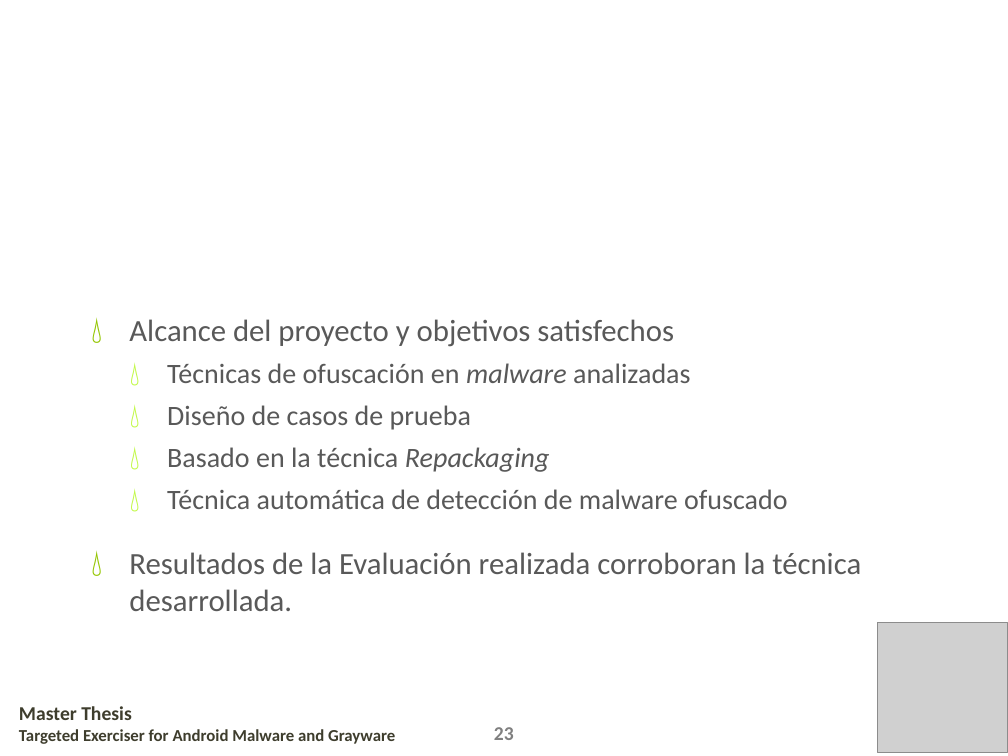
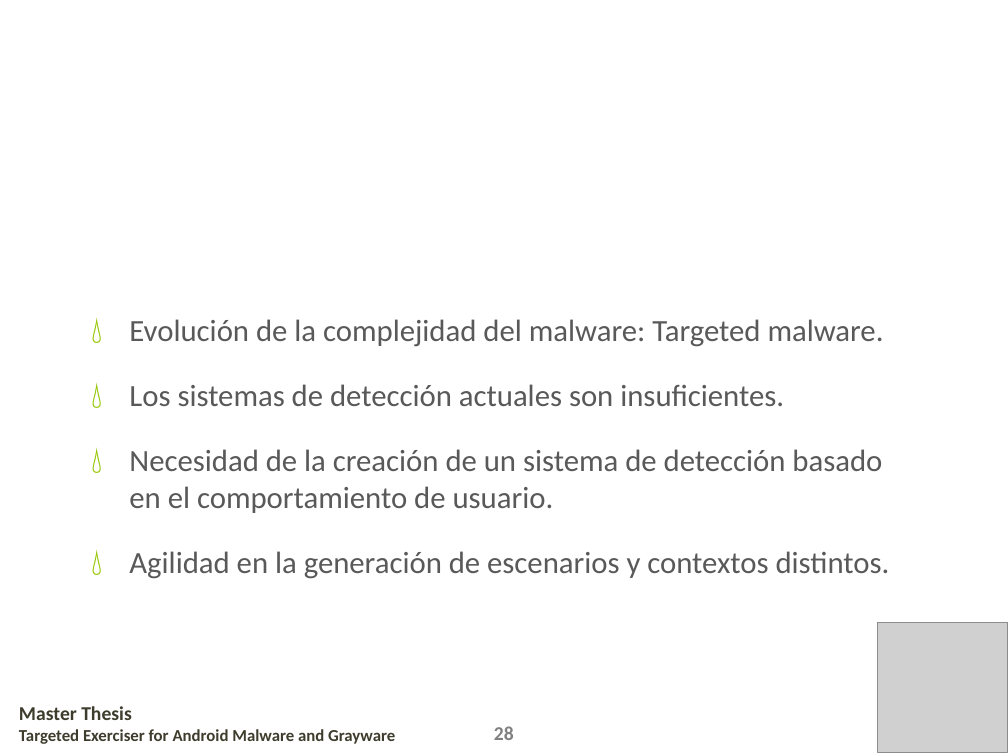
Before and after one commit to mariohhd/targetdroid-tfm, a slide deck: slide 28 of doc/tfm_presentacion.pptx (slide 25 before the commit). Drawn at 1008x756 pixels with LibreOffice and Linux fonts; fonts in the diff are those of the drawing; grey boxes stand for pictures; background and template pictures are left out. Boxes give left, top, right and bottom in pixels: in the first picture for what was removed or moved away, otherwise in the second. Text is boxed around its words. In the diff, an @@ line names an element or a change of style, - is before the commit and + after.

```diff
--- a/doc/tfm_presentacion.pptx
+++ b/doc/tfm_presentacion.pptx
@@ text at (129, 319, 890, 579): text changed; size 20 to 22 pt @@
-💧 Alcance del proyecto y objetivos satisfechos
-  💧 Técnicas de ofuscación en malware analizadas
-  💧 Diseño de casos de prueba
-  💧 Basado en la técnica Repackaging
-  💧 Técnica automática de detección de malware ofuscado
-💧 Resultados de la Evaluación realizada corroboran la técnica desarrollada.
+💧 Evolución de la complejidad del malware: Targeted malware.
+💧 Los sistemas de detección actuales son insuficientes.
+💧 Necesidad de la creación de un sistema de detección basado en el comportamiento de usuario.
+💧 Agilidad en la generación de escenarios y contextos distintos.
@@ text at (494, 726, 514, 740): text changed @@
-23
+28
```
Also in this commit, not shown: 14 other slides changed, 11 slides added, 8 slides removed, 1 other file.
